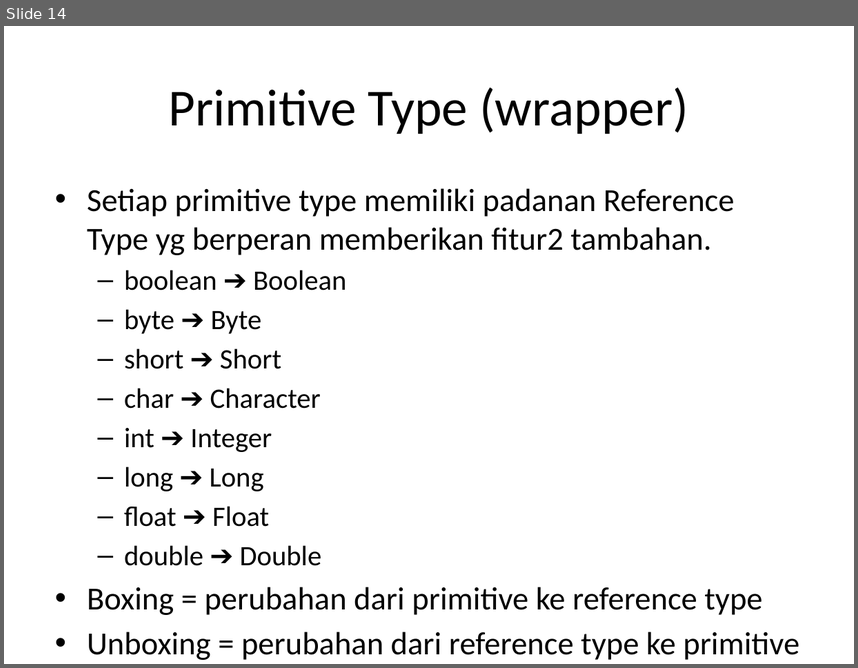
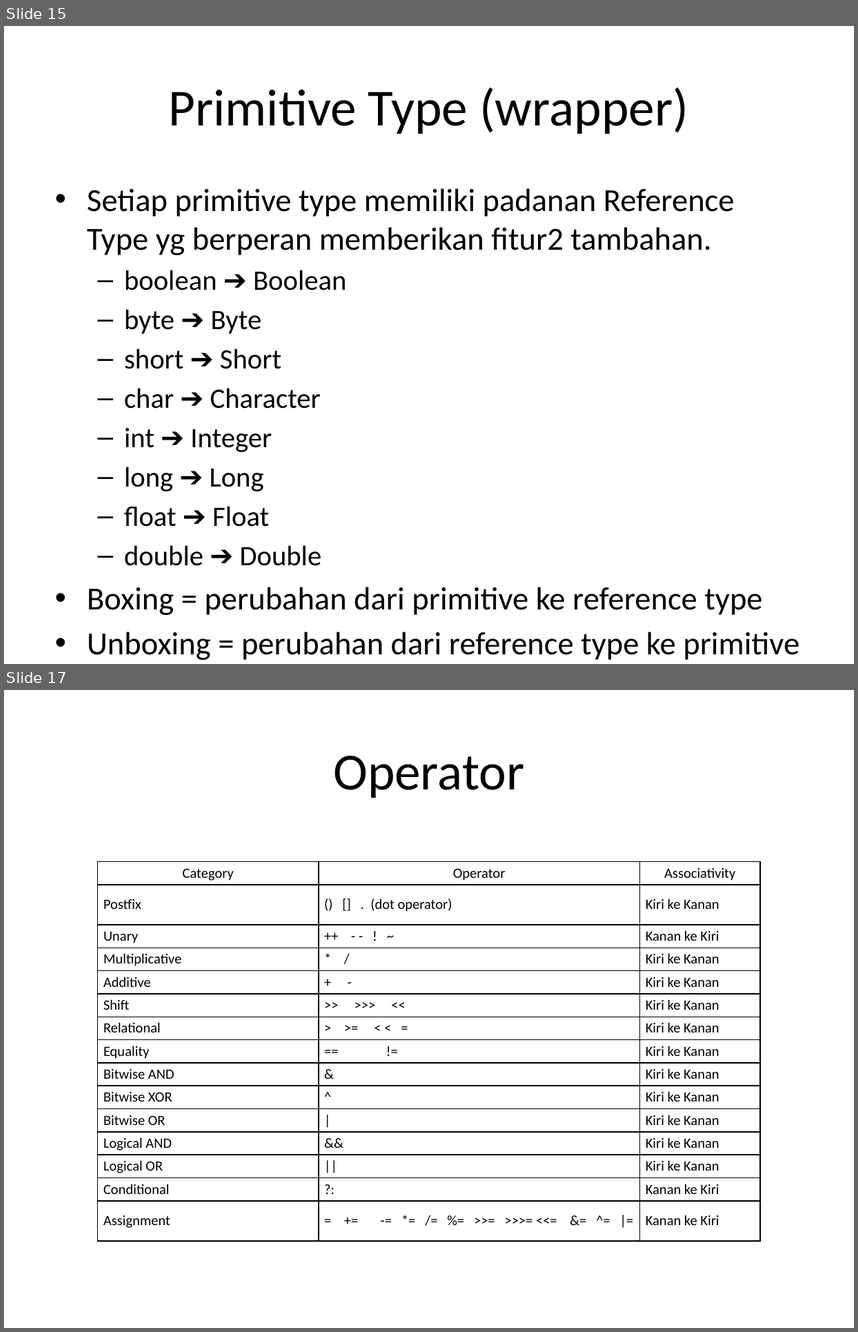
Before and after one commit to milhcbt/oot-aide, a slide deck: src/main/resources/Dasar-Dasar Pemograman Java.pptx. Shown one above the other, each under a label of ours: slide 14 before the commit, slides 15 and 17 after it; the slides between them are not shown. The pictures are 858x668 and 858x1332 pixels, drawn with LibreOffice and Linux fonts; fonts in the diff are those of the drawing. Boxes give left, top, right and bottom in pixels: in the first picture for what was removed or moved away, otherwise in the second. Text is boxed around its words. In the diff, an @@ line names an element or a change of style, - is before the commit and + after.

```diff
--- a/src/main/resources/Dasar-Dasar Pemograman Java.pptx
+++ b/src/main/resources/Dasar-Dasar Pemograman Java.pptx
@@ slide 17 added at (4,690,854,1328), background #FFFFFF @@
@@ title added at (333,756,524,798), 44 pt, text #000000 @@
+Operator
@@ table added at (98,862,760,1239), 15 rows, 3 columns @@
+Category | Operator | Associativity
+Postfix | () [] . (dot operator) | Kiri ke Kanan
+Unary | ++ - - ! ~ | Kanan ke Kiri
+Multiplicative | * / | Kiri ke Kanan
+Additive | + - | Kiri ke Kanan
+Shift | >> >>> << | Kiri ke Kanan
+Relational | > >= < < = | Kiri ke Kanan
+Equality | == != | Kiri ke Kanan
+Bitwise AND | & | Kiri ke Kanan
+Bitwise XOR | ^ | Kiri ke Kanan
+Bitwise OR | | | Kiri ke Kanan
+Logical AND | && | Kiri ke Kanan
+Logical OR | || | Kiri ke Kanan
+Conditional | ?: | Kanan ke Kiri
+Assignment | = += -= *= /= %= >>= >>>= <<= &= ^= |= | Kanan ke Kiri
@@ what was slide 14 is now slide 15 @@
```
Also in this commit, not shown: 3 slides changed, 8 other slides added, 2 slides removed, 5 other files.
